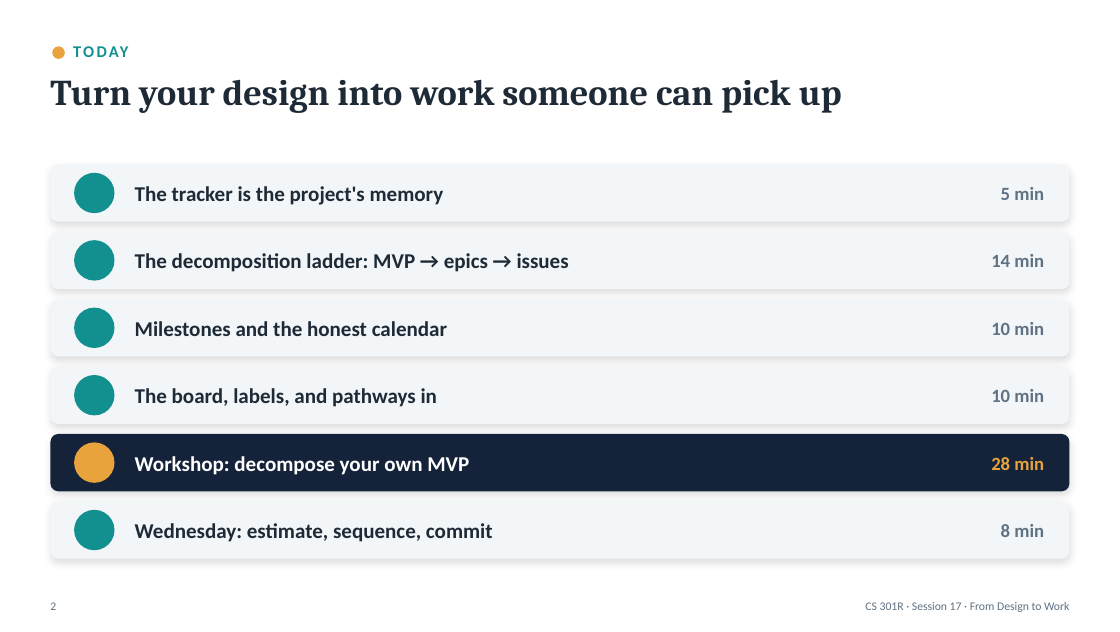
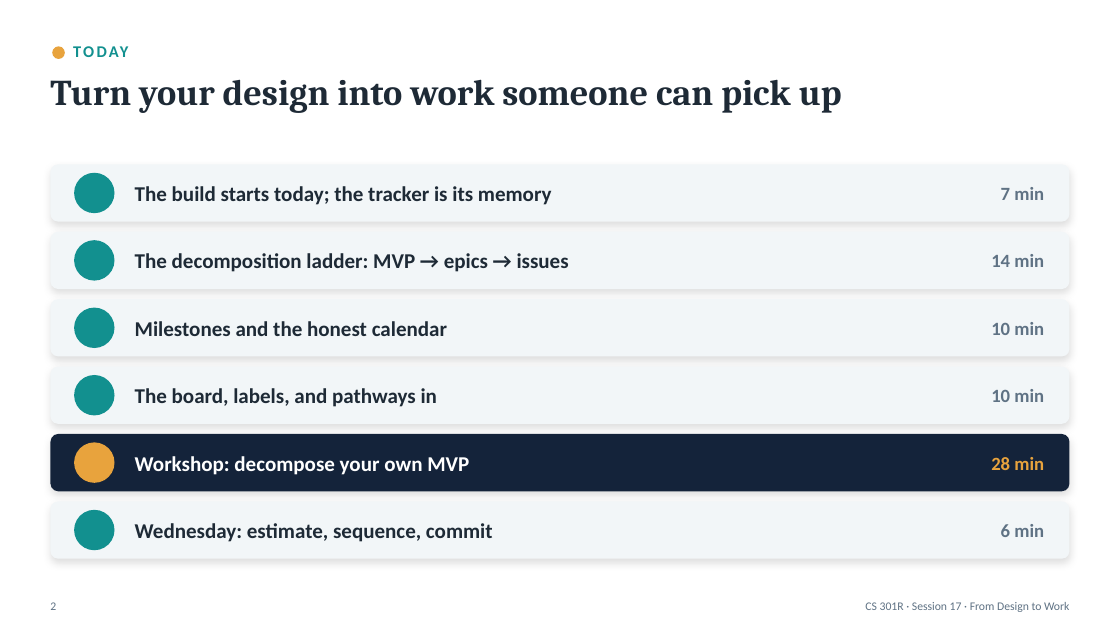
Before and after one commit to BYU-CS-Course-Ops/CS380, a slide deck: slide 2 of canvas_material/lectures/powerpoint/Session17-DesignToWork.pptx. Drawn at 1120x632 pixels with LibreOffice and Linux fonts; fonts in the diff are those of the drawing; background and template pictures are left out. Boxes give left, top, right and bottom in pixels: in the first picture for what was removed or moved away, otherwise in the second. Text is boxed around its words. In the diff, an @@ line names an element or a change of style, - is before the commit and + after.

```diff
--- a/canvas_material/lectures/powerpoint/Session17-DesignToWork.pptx
+++ b/canvas_material/lectures/powerpoint/Session17-DesignToWork.pptx
@@ text at (135,186,552,205): text changed @@
-The tracker is the project's memory
+The build starts today; the tracker is its memory
@@ text at (1001,187,1044,200): text changed @@
-5 min
+7 min
@@ text at (1001,524,1044,537): text changed @@
-8 min
+6 min
```
Also in this commit, not shown: 19 other slides changed, 1 slide added, 27 other files.
